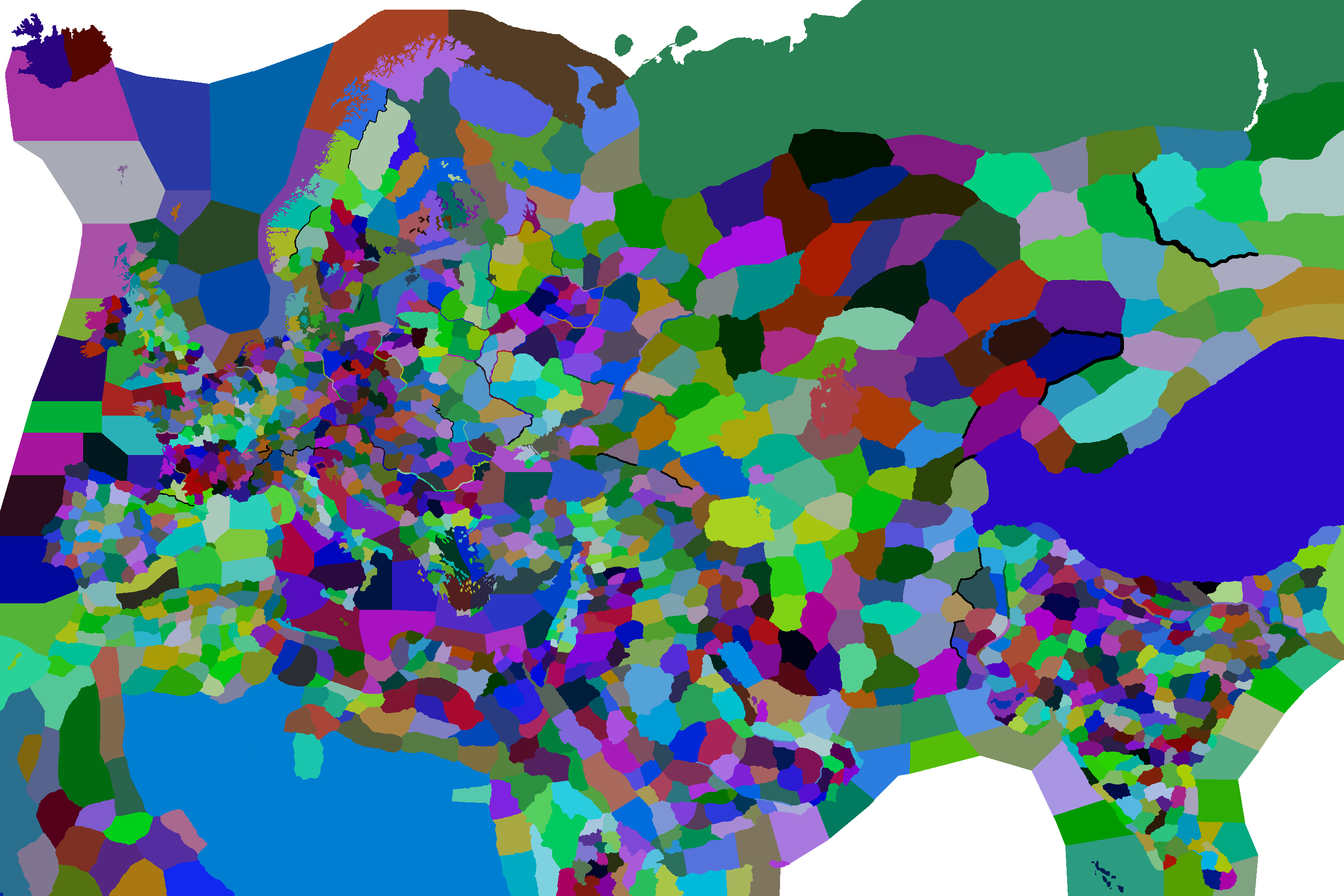
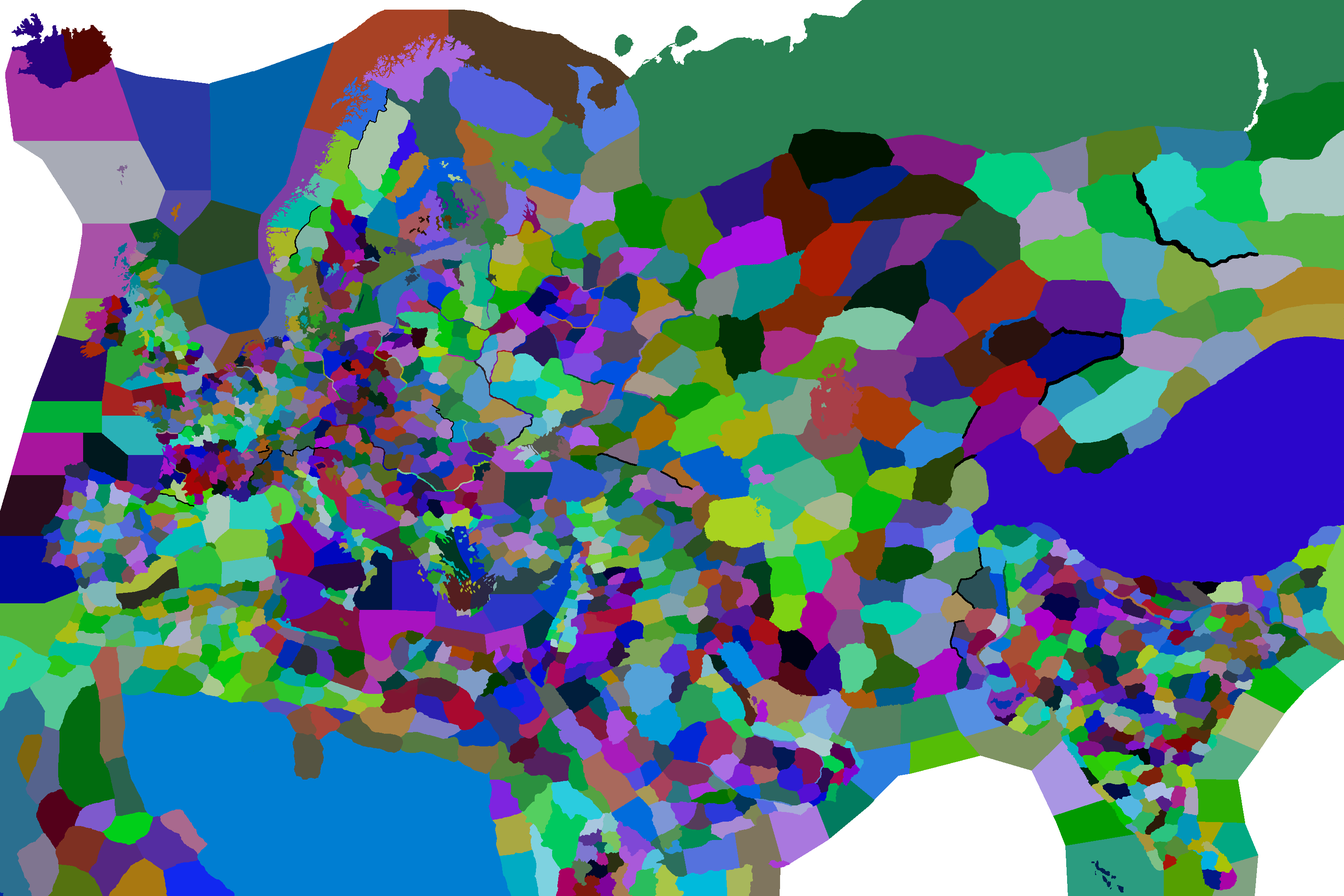
Before/after of a 1344x896 layered artwork. What changed in the layer stack:
painted on "Wklejona warstwa" over [209,661,492,806]
